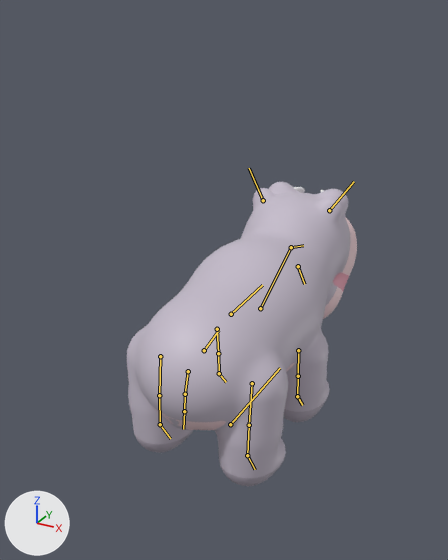
What one commit did to the glTF model game/art/models/hippopotamus.glb.
The view is the same before and after, from a camera (50 mm lens) standing at (1.87, -3.44, 2.95) and looking at (-0.18, 0.28, 1.09). The axes (+X, +Y, +Z) are drawn at lower left. The lights are the same throughout. The older version comes first. Both versions are drawn at frame 5 of the action 'attack'; the numbers are the values there. The bones that bend it are drawn over the model as lines.

Objects in the first picture: 'hippopotamus_toon', 'hippopotamus_toon_face'.
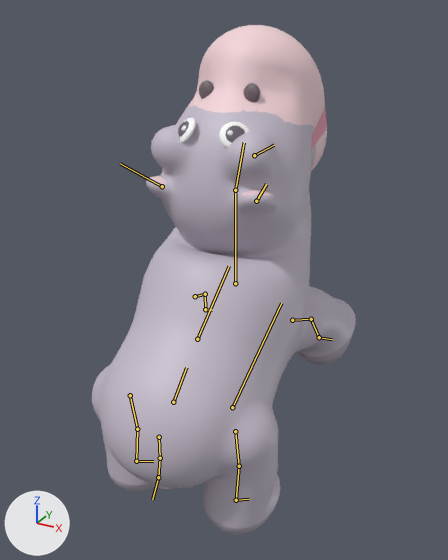
Pixel boxes [x1, y1, x2, y2] of what changed, in the pictures (448 x 560 px):
'hippopotamus_toon', posed (15% wider, 68% taller)
    before: [127, 182, 357, 486]
    after: [92, 25, 356, 535]
'hippopotamus_toon_face', posed (mostly hidden before)
    before: [294, 187, 324, 193]
    after: [178, 118, 249, 148]
bone 'root', root to tip
    before: (230, 424) to (280, 368)
    after: (232, 407) to (281, 303)
bone 'chest', root to tip
    before: (231, 314) to (262, 285)
    after: (197, 339) to (229, 266)
bone 'neck', root to tip
    before: (260, 308) to (291, 247)
    after: (235, 283) to (235, 190)
bone 'head', root to tip
    before: (291, 247) to (303, 245)
    after: (235, 190) to (244, 142)
bone 'jaw', root to tip
    before: (298, 266) to (304, 284)
    after: (254, 155) to (274, 145)
bone 'ear.L', root to tip
    before: (263, 200) to (249, 168)
    after: (162, 186) to (120, 163)
bone 'ear.R', root to tip
    before: (329, 210) to (354, 181)
    after: (256, 201) to (266, 184)
bone 'fl_upper.L', root to tip
    before: (217, 329) to (218, 353)
    after: (195, 296) to (205, 294)
bone 'fl_lower.L', root to tip
    before: (218, 353) to (219, 373)
    after: (205, 294) to (205, 309)
bone 'fl_upper.R', root to tip
    before: (298, 350) to (298, 376)
    after: (292, 320) to (311, 319)
bone 'fl_lower.R', root to tip
    before: (298, 376) to (297, 396)
    after: (311, 319) to (319, 337)
bone 'tail1', root to tip
    before: (188, 371) to (185, 394)
    after: (159, 437) to (160, 458)
bone 'tail2', root to tip
    before: (185, 394) to (184, 411)
    after: (160, 458) to (158, 477)
bone 'tail3', root to tip
    before: (184, 411) to (183, 429)
    after: (158, 477) to (152, 499)
bone 'hl_upper.L', root to tip
    before: (160, 356) to (159, 395)
    after: (130, 395) to (137, 429)
bone 'hl_lower.L', root to tip
    before: (159, 395) to (160, 424)
    after: (137, 429) to (136, 461)
bone 'hl_foot.L', root to tip
    before: (160, 424) to (170, 438)
    after: (136, 461) to (153, 461)
bone 'hl_upper.R', root to tip
    before: (252, 383) to (249, 425)
    after: (235, 431) to (239, 466)
bone 'hl_lower.R', root to tip
    before: (249, 425) to (247, 455)
    after: (239, 466) to (236, 500)
bone 'hl_foot.R', root to tip
    before: (247, 455) to (255, 469)
    after: (236, 500) to (249, 499)

Edits to the bpy script that builds the scene:
```text
Change bone_root:
    where bone_root = bpy.data.objects['hippopotamus_rig'].pose.bones['root']
    bone_root.location: (0.0, 0.06, -0.01) -> (0.0, 0.089, 0.132)
    bone_root.rotation_quaternion: (1.0, 0.0, 0.0, 0.0) -> (0.965, 0.262, 0.0, 0.0)  # degrees (0, 0, 0) -> degrees (30, 0, 0)
    bone_root.scale: (1.0, 1.0, 1.0) -> (1.12, 1.09, 1.02)
Change bone_chest:
    where bone_chest = bpy.data.objects['hippopotamus_rig'].pose.bones['chest']  # child of 'hips'
    bone_chest.rotation_quaternion: (1.0, -0.015, 0.0, 0.0) -> (0.999, 0.052, 0.0, 0.0)  # degrees (-2, 0, 0) -> degrees (6, 0, 0)
Change bone_neck:
    where bone_neck = bpy.data.objects['hippopotamus_rig'].pose.bones['neck']  # child of 'chest'
    bone_neck.rotation_quaternion: (0.998, -0.063, 0.0, 0.0) -> (0.988, 0.156, 0.0, 0.0)  # degrees (-7, 0, 0) -> degrees (18, 0, 0)
Change bone_head:
    where bone_head = bpy.data.objects['hippopotamus_rig'].pose.bones['head']  # child of 'neck'
    bone_head.rotation_quaternion: (0.997, 0.066, 0.0, 0.0) -> (0.965, 0.262, 0.0, 0.0)  # degrees (8, 0, 0) -> degrees (30, 0, 0)
Change bone_jaw:
    where bone_jaw = bpy.data.objects['hippopotamus_rig'].pose.bones['jaw']  # child of 'head'
    bone_jaw.rotation_quaternion: (0.948, -0.299, 0.0, 0.0) -> (0.833, -0.553, 0.0, 0.0)  # degrees (-35, 0, 0) -> degrees (-67, 0, 0)
Change bone_ear_l:
    where bone_ear_l = bpy.data.objects['hippopotamus_rig'].pose.bones['ear.L']  # child of 'head'
    bone_ear_l.rotation_quaternion: (0.997, -0.076, 0.0, 0.0) -> (0.964, -0.267, 0.0, 0.0)  # degrees (-9, 0, 0) -> degrees (-31, 0, 0)
Change bone_ear_r:
    where bone_ear_r = bpy.data.objects['hippopotamus_rig'].pose.bones['ear.R']  # child of 'head'
    bone_ear_r.rotation_quaternion: (0.997, -0.076, 0.0, 0.0) -> (0.964, -0.267, 0.0, 0.0)  # degrees (-9, 0, 0) -> degrees (-31, 0, 0)
Change bone_fl_upper_l:
    where bone_fl_upper_l = bpy.data.objects['hippopotamus_rig'].pose.bones['fl_upper.L']  # child of 'chest'
    bone_fl_upper_l.rotation_quaternion: (0.998, 0.063, 0.0, 0.0) -> (0.958, 0.266, 0.028, 0.103)  # degrees (7, 0, 0) -> degrees (31, 0, 12)
Change bone_fl_lower_l:
    where bone_fl_lower_l = bpy.data.objects['hippopotamus_rig'].pose.bones['fl_lower.L']  # child of 'fl_upper.L'
    bone_fl_lower_l.rotation_quaternion: (1.0, -0.025, 0.0, 0.0) -> (0.931, -0.366, 0.0, 0.0)  # degrees (-3, 0, 0) -> degrees (-43, 0, 0)
Change bone_fl_upper_r:
    where bone_fl_upper_r = bpy.data.objects['hippopotamus_rig'].pose.bones['fl_upper.R']  # child of 'chest'
    bone_fl_upper_r.rotation_quaternion: (0.998, 0.063, 0.0, 0.0) -> (0.958, 0.266, -0.028, -0.103)  # degrees (7, 0, 0) -> degrees (31, 0, -12)
Change bone_fl_lower_r:
    where bone_fl_lower_r = bpy.data.objects['hippopotamus_rig'].pose.bones['fl_lower.R']  # child of 'fl_upper.R'
    bone_fl_lower_r.rotation_quaternion: (1.0, -0.025, 0.0, 0.0) -> (0.931, -0.366, 0.0, 0.0)  # degrees (-3, 0, 0) -> degrees (-43, 0, 0)
Change bone_tail1:
    where bone_tail1 = bpy.data.objects['hippopotamus_rig'].pose.bones['tail1']  # child of 'hips'
    bone_tail1.rotation_quaternion: (1.0, 0.0, 0.0, 0.0) -> (0.992, -0.129, 0.0, 0.0)  # degrees (0, 0, 0) -> degrees (-15, 0, 0)
Change bone_tail2:
    where bone_tail2 = bpy.data.objects['hippopotamus_rig'].pose.bones['tail2']  # child of 'tail1'
    bone_tail2.rotation_quaternion: (1.0, 0.0, 0.0, 0.0) -> (0.987, -0.158, 0.0, 0.0)  # degrees (0, 0, 0) -> degrees (-18, 0, 0)
Change bone_tail3:
    where bone_tail3 = bpy.data.objects['hippopotamus_rig'].pose.bones['tail3']  # child of 'tail2'
    bone_tail3.rotation_quaternion: (1.0, 0.0, 0.0, 0.0) -> (0.983, -0.185, 0.0, 0.0)  # degrees (0, 0, 0) -> degrees (-21, 0, 0)
Change bone_hl_upper_l:
    where bone_hl_upper_l = bpy.data.objects['hippopotamus_rig'].pose.bones['hl_upper.L']  # child of 'hips'
    bone_hl_upper_l.rotation_quaternion: (0.999, -0.051, 0.0, 0.0) -> (0.986, -0.167, 0.0, 0.0)  # degrees (-6, 0, 0) -> degrees (-19, 0, 0)
Change bone_hl_lower_l:
    where bone_hl_lower_l = bpy.data.objects['hippopotamus_rig'].pose.bones['hl_lower.L']  # child of 'hl_upper.L'
    bone_hl_lower_l.rotation_quaternion: (1.0, 0.025, 0.0, 0.0) -> (0.988, -0.155, 0.0, 0.0)  # degrees (3, 0, 0) -> degrees (-18, 0, 0)
Change bone_hl_foot_l:
    where bone_hl_foot_l = bpy.data.objects['hippopotamus_rig'].pose.bones['hl_foot.L']  # child of 'hl_lower.L'
    bone_hl_foot_l.rotation_quaternion: (1.0, 0.0, 0.0, 0.0) -> (0.977, 0.213, 0.0, 0.0)  # degrees (0, 0, 0) -> degrees (25, 0, 0)
Change bone_hl_upper_r:
    where bone_hl_upper_r = bpy.data.objects['hippopotamus_rig'].pose.bones['hl_upper.R']  # child of 'hips'
    bone_hl_upper_r.rotation_quaternion: (0.999, -0.051, 0.0, 0.0) -> (0.986, -0.167, 0.0, 0.0)  # degrees (-6, 0, 0) -> degrees (-19, 0, 0)
Change bone_hl_lower_r:
    where bone_hl_lower_r = bpy.data.objects['hippopotamus_rig'].pose.bones['hl_lower.R']  # child of 'hl_upper.R'
    bone_hl_lower_r.rotation_quaternion: (1.0, 0.025, 0.0, 0.0) -> (0.988, -0.155, 0.0, 0.0)  # degrees (3, 0, 0) -> degrees (-18, 0, 0)
Change bone_hl_foot_r:
    where bone_hl_foot_r = bpy.data.objects['hippopotamus_rig'].pose.bones['hl_foot.R']  # child of 'hl_lower.R'
    bone_hl_foot_r.rotation_quaternion: (1.0, 0.0, 0.0, 0.0) -> (0.977, 0.213, 0.0, 0.0)  # degrees (0, 0, 0) -> degrees (25, 0, 0)
```
